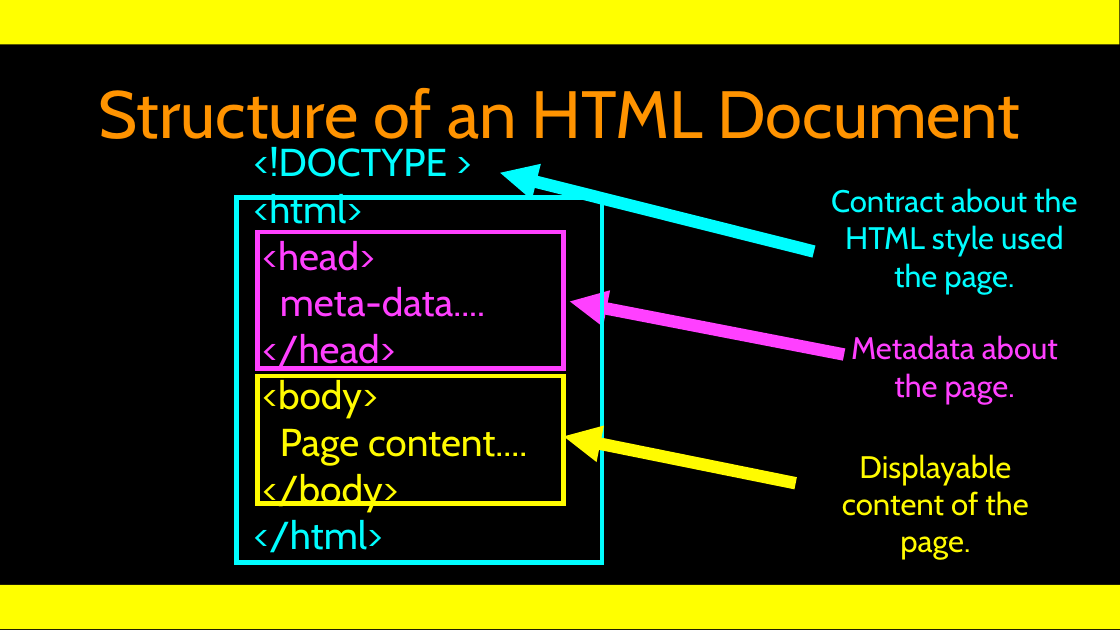
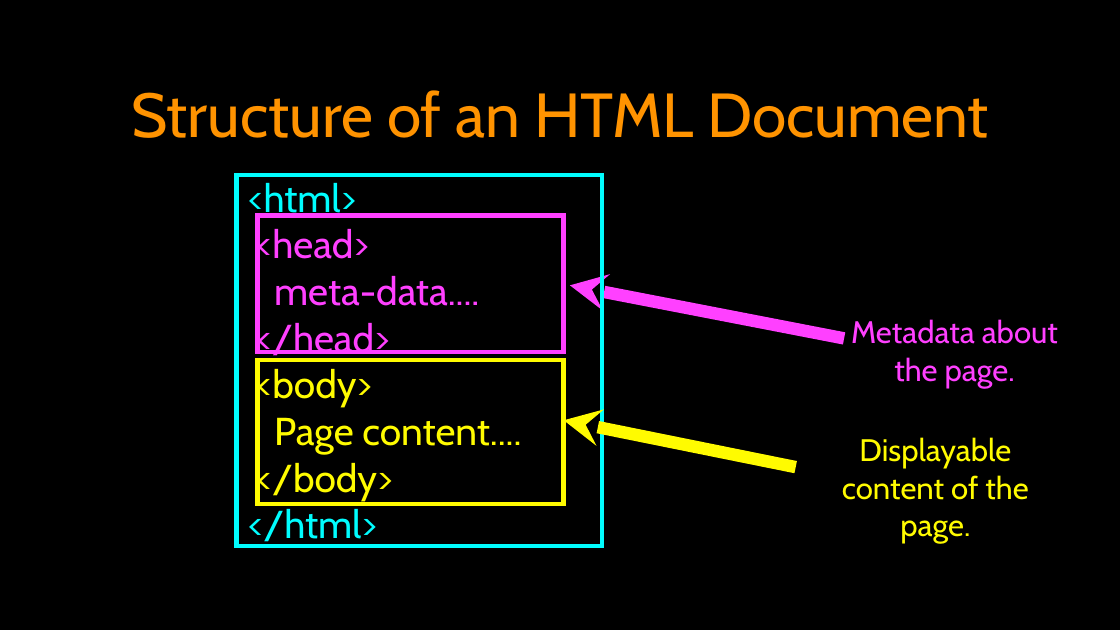
Before and after one commit to csev/wa4e, a slide deck: slide 11 of lectures/Web-01-HTML.ppt (slide 27 before the commit). Drawn at 1120x630 pixels with LibreOffice and Linux fonts; fonts in the diff are those of the drawing. Boxes give left, top, right and bottom in pixels: in the first picture for what was removed or moved away, otherwise in the second. Text is boxed around its words. In the diff, an @@ line names an element or a change of style, - is before the commit and + after.

```diff
--- a/lectures/Web-01-HTML.ppt
+++ b/lectures/Web-01-HTML.ppt
@@ rectangle at [0, 0, 1120, 43]: fill #FFFF00 to #000000 @@
@@ title "Structure of an HTML Document": place and size @@
-title "Structure of an HTML Document" at [99, 88, 1021, 153]
+title "Structure of an HTML Document" at [131, 90, 988, 138]
@@ title "Structure of an HTML Document" at [131, 90, 988, 138]: size 43 to 40 pt; vertical alignment bottom to middle @@
@@ text at [254, 147, 448, 177]: paragraph removed @@
-<!DOCTYPE >
@@ rectangle: place and size @@
-rectangle at [236, 198, 603, 563]
+rectangle at [236, 175, 603, 547]
@@ text "<html>": place and size @@
-text "<html>" at [254, 147, 527, 553]
+text "<html>" at [248, 183, 521, 547]
@@ arrow removed from (814, 252) to (501, 172) @@
@@ text removed at [831, 188, 1077, 294] @@
-Contract about the HTML style used the page.
@@ arrow (570, 286) - (844, 338): arrowheads changed @@
@@ rectangle: place and size @@
-rectangle at [258, 376, 563, 504]
+rectangle at [258, 361, 563, 505]
@@ 2 texts, 2 arrows, 1 rectangle: place and size @@
-2 texts, 2 arrows, 1 rectangle at [258, 232, 1058, 560]
+2 texts, 2 arrows, 1 rectangle at [258, 216, 1058, 544]
@@ arrow (563, 420) - (795, 467): arrowheads changed @@
@@ rectangle at [0, 585, 1120, 629]: fill #FFFF00 to #000000 @@
```
Also in this commit, not shown: 17 other slides changed, 12 slides added, 21 slides removed.
